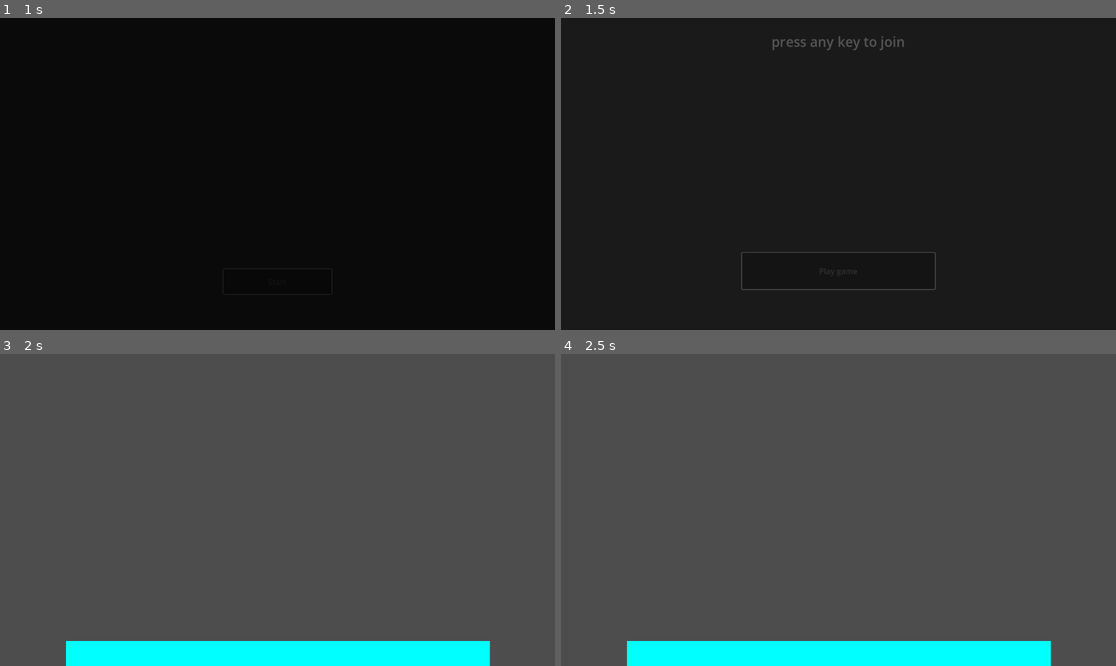
Above: before the commit, frames 1-4 (two rows, left to right).
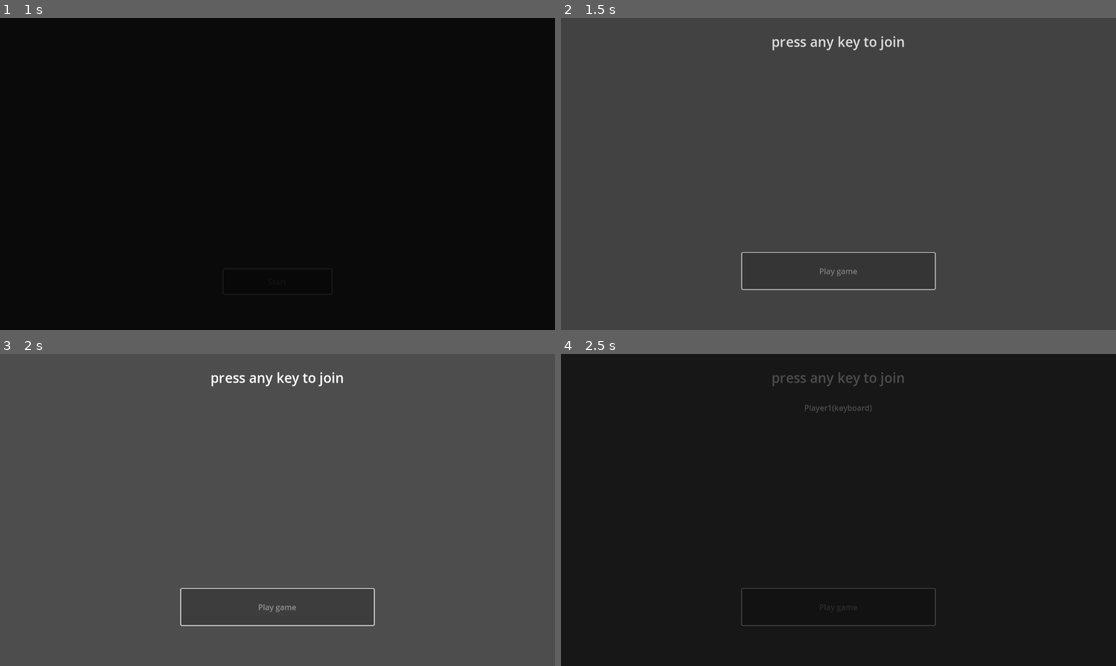
Above: after the commit, the same moments.

Repository: PlaySorbonne/projet-pixel
Game: Godot game, scene res://scenes/Menus/MenuPersistent.tscn
Two runs of this game, one before a commit and one after it. Both use one fixed random seed, a clock stepped at 60 frames per second and the inputs below.
Inputs (mouse positions are in pixels of both pictures, inside the frame that each line leads up to):
- Up to frame 1 (1 s): click "Start" at 0.5 s
- Up to frame 2 (1.5 s): click (838, 270) at 1.25 s, where only the run before the commit has a clickable "Play game"
- Up to frame 3 (2 s): no input
- Up to frame 4 (2.5 s): tap Enter at 2 s; hold D (right) from 2.03 s (still down); tap Space (jump) at 2.27 s

Frame 1 is identical in both runs. In frame 2, 100% of the frame differs, in the area x 0-100%, y 0-100%; in frame 3, 6.8%; in frame 4, 100%.

Commit message:
prevent from joining game if there are 0 players

Diff:
--- a/scenes/Menus/Submenus/GameSessionCreator.tscn
+++ b/scenes/Menus/Submenus/GameSessionCreator.tscn
@@ -31,6 +31,7 @@
 offset_right = 200.0
 offset_bottom = -85.0
 grow_horizontal = 2
+disabled = true
 text = "Play game"
 
 [node name="Label" type="Label" parent="."]
--- a/scripts/GameSessionCreator.gd
+++ b/scripts/GameSessionCreator.gd
@@ -25,7 +25,8 @@
 			player.control_type = 1
 			players.append(player)
 			$JoinedPlayers.text += "Player" + str(len(players)) + "(controller)\n"
-
+	if len(players) > 0:
+		$Button.disabled = false
 
 func _on_button_pressed():
 	emit_signal("StartGame", players)
--- a/scripts/world.gd
+++ b/scripts/world.gd
@@ -13,3 +13,7 @@
 		add_child(player)
 		player.position = spawn_locations[player_number].position
 		player_number += 1
+
+func _process(_delta):
+	if Input.is_action_just_pressed("ui_cancel"):
+		get_tree().quit()
